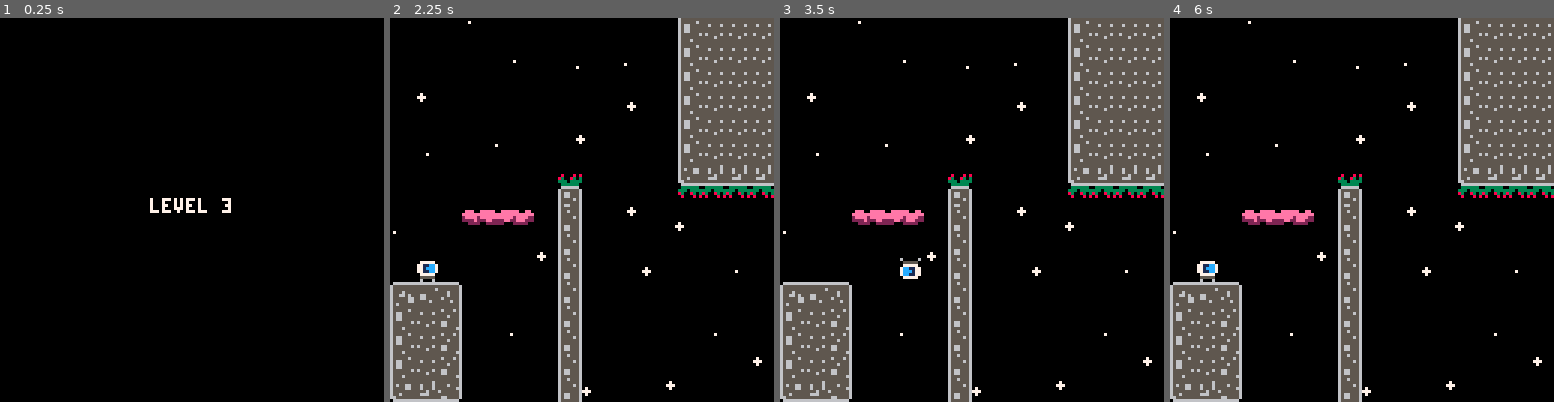
Above: before the commit, frames 1-4 (left to right).
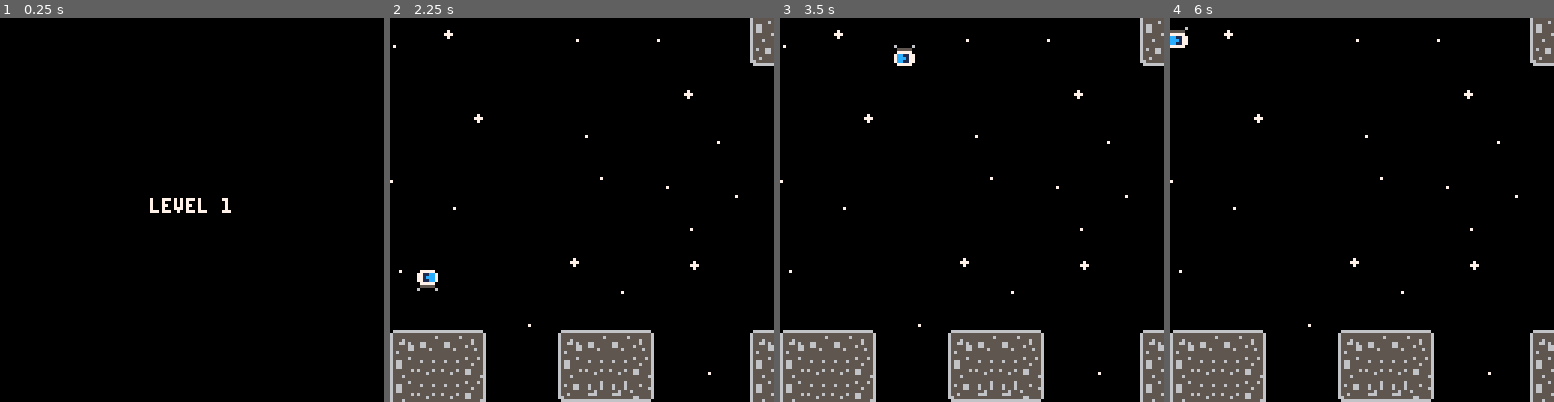
Above: after the commit, the same moments.

Repository: njal3001/astro
Game: PICO-8 cartridge gboy.p8
The game is run twice, just before and just after one commit, with the same random seed, the same clock (stepped at 60 frames per second) and the same inputs.
Inputs:
- Up to frame 1 (0.25 s): no input
- Up to frame 2 (2.25 s): tap X (X key) at 0.33, 1.07, 1.85 s; tap O (Z key) at 0.7, 1.7, 2.1 s; hold Right 1.6-2.1 s
- Up to frame 3 (3.5 s): hold Right 2.47-3.03 s; tap O (Z key) at 2.5, 2.9, 3.3 s; tap X (X key) at 2.97 s; hold Left from 3.08 s (still down)
- Up to frame 4 (6 s): release Left at 3.58 s; tap O (Z key) every 0.4 s from 3.7 to 5.7 s; hold Right 4.02-4.68 s; tap X (X key) at 4.08, 5.2 s; hold Left 5.08-5.68 s

The runs differ from the first frame. In frame 1, less than 0.1% of the frame differs, in the area x 58-61%, y 46-50%; in frame 2, 24%; in frame 3, 24%, in the area x 0-100%, y 0-100%; in frame 4, 24%.

Commit message:
Made finish screen

Diff:
--- a/gamestate.lua
+++ b/gamestate.lua
@@ -25,10 +25,15 @@
 
 function goto_level(index)
     level_index = index
-    level_checkpoint = nil
-    c_create_stars = cocreate(create_stars)
-    level_load = 30
-    start_song = true
+    if level_index == 4 then
+        music(9)
+        create_stars()
+    else
+        level_checkpoint = nil
+        c_create_stars = cocreate(create_stars)
+        level_load = 30
+        start_song = true
+    end
 end
 
 c_create_stars = nil
@@ -38,7 +43,8 @@
 
     add(stars, create_star())
 
-    for i = 0, 198 do
+    local n = level_index == 4 and 30 or 198
+    for i = 0, n do
         local max_sdist = 0
         local max_sample
         for j = 0, 9 do
@@ -61,14 +67,17 @@
 
         if (max_sample) add(stars, max_sample)
 
-        if (i % 10 == 0) yield()
+        if (i % 10 == 0 and level_index != 4) yield()
     end
 end
 
 function create_star()
+    local final = level_index == 4
+    local x = rnd() * (final and 127 or 1023)
+    local y = rnd() * 127 + (final and 0 or level_bottom() * 8)
     return {
-        x = rnd() * 1023,
-        y = level_bottom() * 8 + rnd() * 127,
+        x = x,
+        y = y,
         r = rnd(1.3),
         f = flr(rnd() * 340) + 30
     }
--- a/main.lua
+++ b/main.lua
@@ -4,13 +4,15 @@
 
 function _init()
     stars = {}
-    goto_level(3)
+    goto_level(1)
 end
 
 function _update()
     if stat(7) != 30 and level_load == 0 then
         printh("frames dropped")
     end
+
+    if (level_index == 4) return
 
     if c_create_stars and costatus(c_create_stars) != "dead" then
         coresume(c_create_stars)
@@ -64,6 +66,13 @@
             end
         end
 
+        if level_index == 4 then
+            camera(0, 0)
+            print("congratulations", 36, 50, 9)
+            print("you won!", 50, 60, 9  )
+            return
+        end
+
         map(0, 0, 0, 0, 128, 64, 2)
 
         for obj in all(objects) do
--- a/player.lua
+++ b/player.lua
@@ -187,8 +187,10 @@
         self.delay -= 1
         if self.delay == 0 then
             goto_level(level_index + 1)
-            music(-1)
-            sfx(14)
+            if level_index != 4 then
+                music(-1)
+                sfx(14)
+            end
         end
         return
     end
Not shown, changed: 62 lines of the sprite sheet (__gfx__) section of gboy.p8
